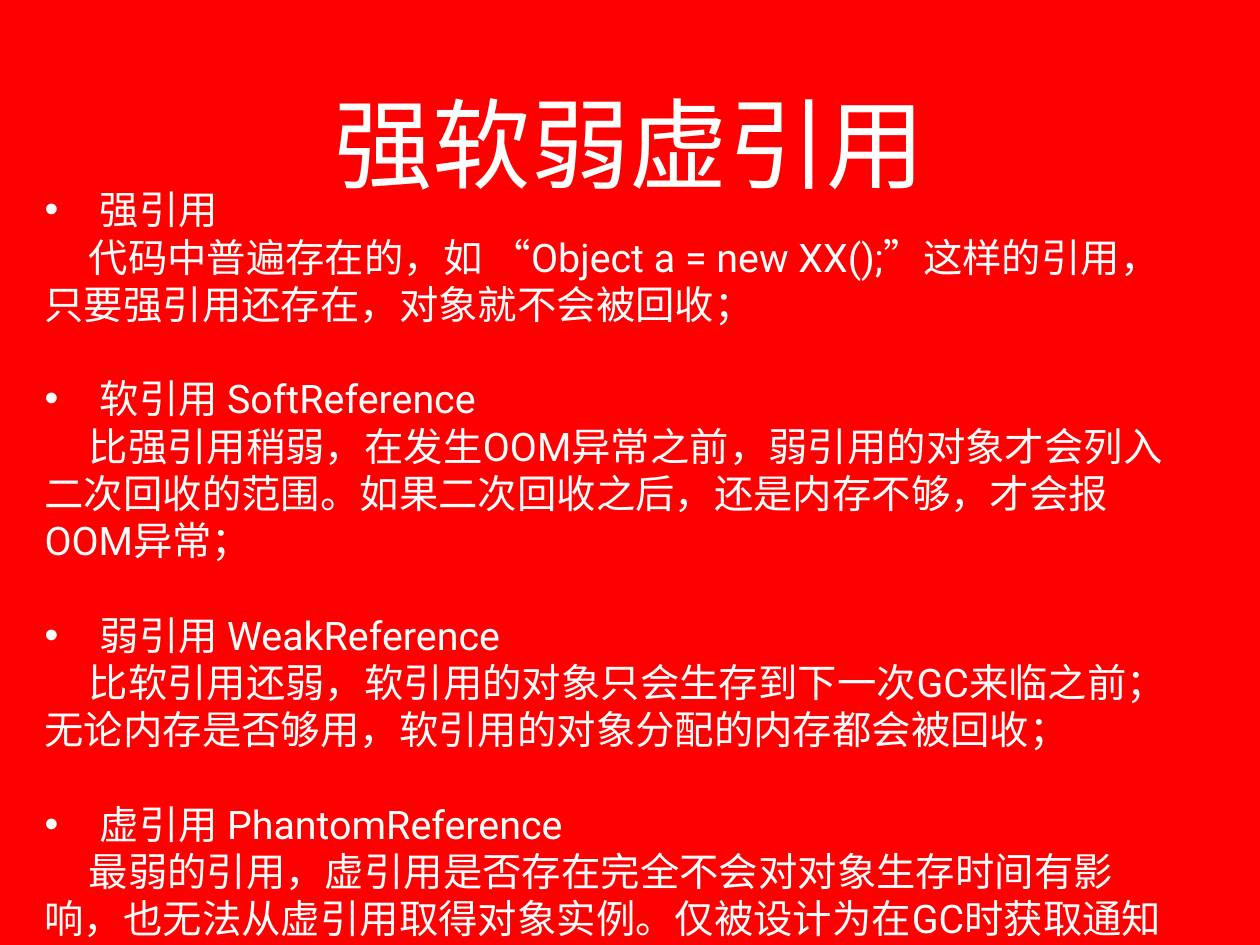
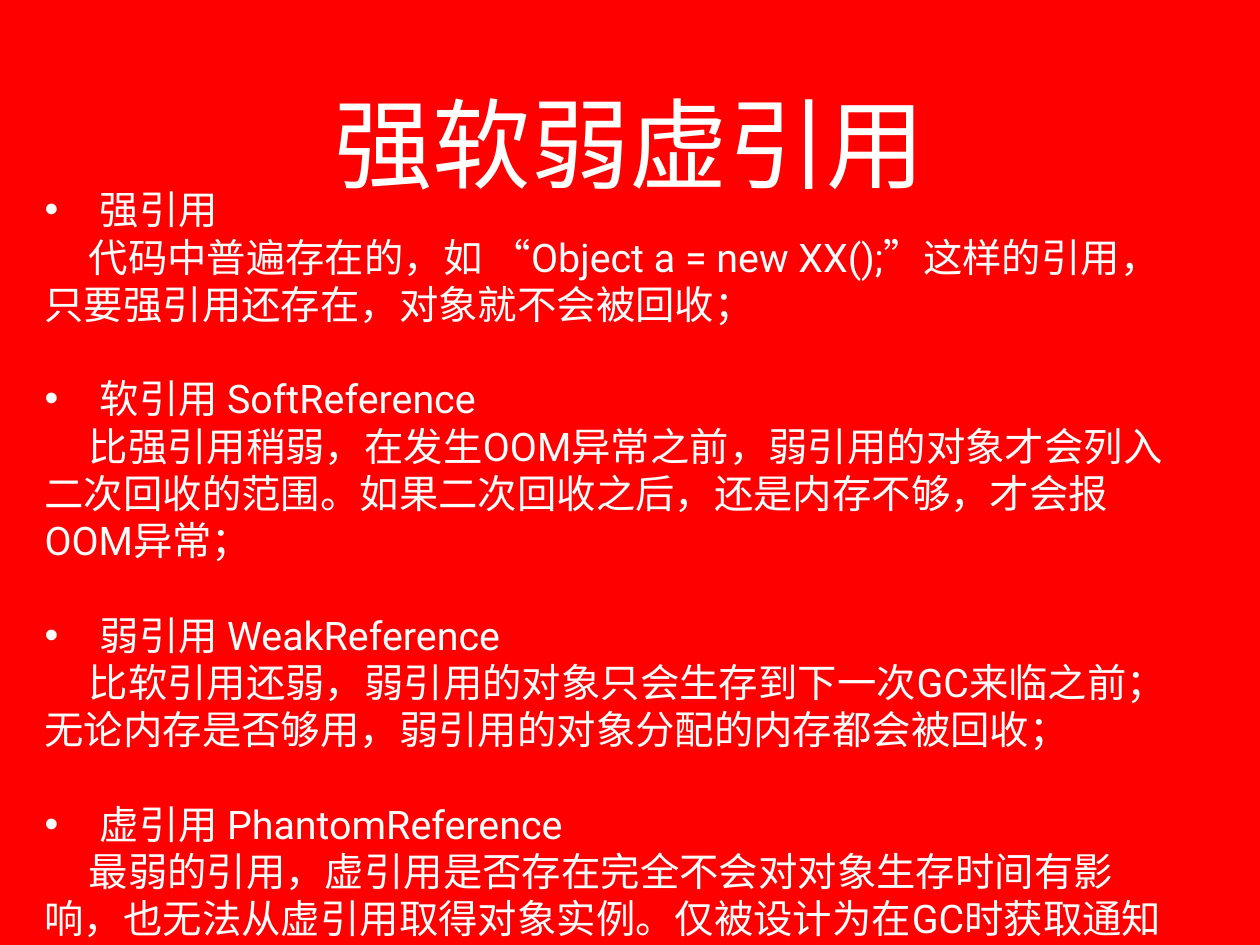
Before and after one commit to lxyangfan/lxyangfan, a slide deck: slide 15 of source/_drafts/jvm.pptx (slide 14 before the commit). Drawn at 1260x945 pixels with LibreOffice and Linux fonts; fonts in the diff are those of the drawing; background and template pictures are left out. Boxes give left, top, right and bottom in pixels: in the first picture for what was removed or moved away, otherwise in the second. Text is boxed around its words. In the diff, an @@ line names an element or a change of style, - is before the commit and + after.

```diff
--- a/source/_drafts/jvm.pptx
+++ b/source/_drafts/jvm.pptx
@@ text at (45,664,1166,750): text changed @@
-  比软引用还弱，软引用的对象只会生存到下一次GC来临之前；无论内存是否够用，软引用的对象分配的内存都会被回收；
+  比软引用还弱，弱引用的对象只会生存到下一次GC来临之前；无论内存是否够用，弱引用的对象分配的内存都会被回收；
```
Also in this commit, not shown: 6 other slides changed, 13 slides added, 4 slides removed, 2 other files.
